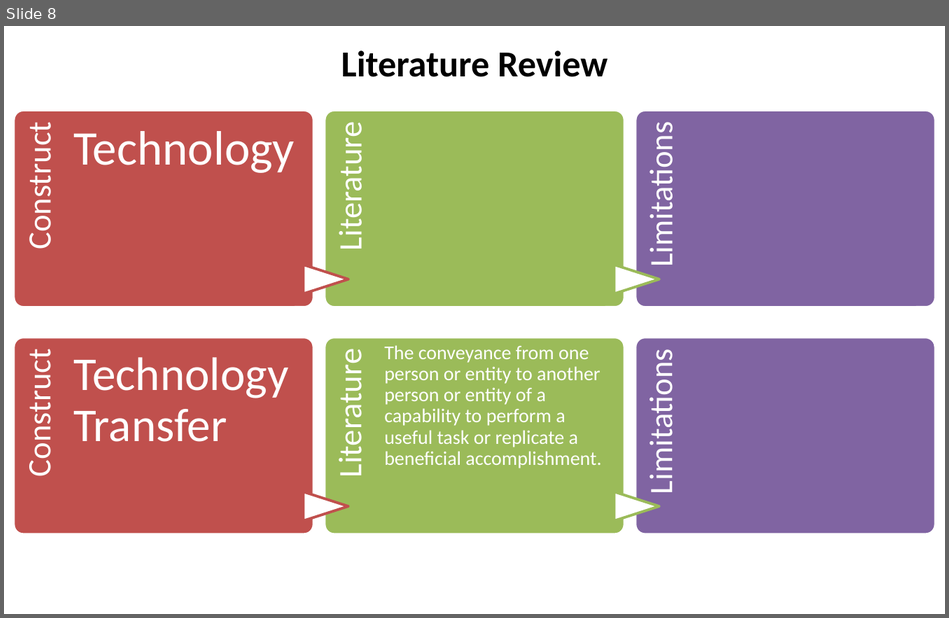
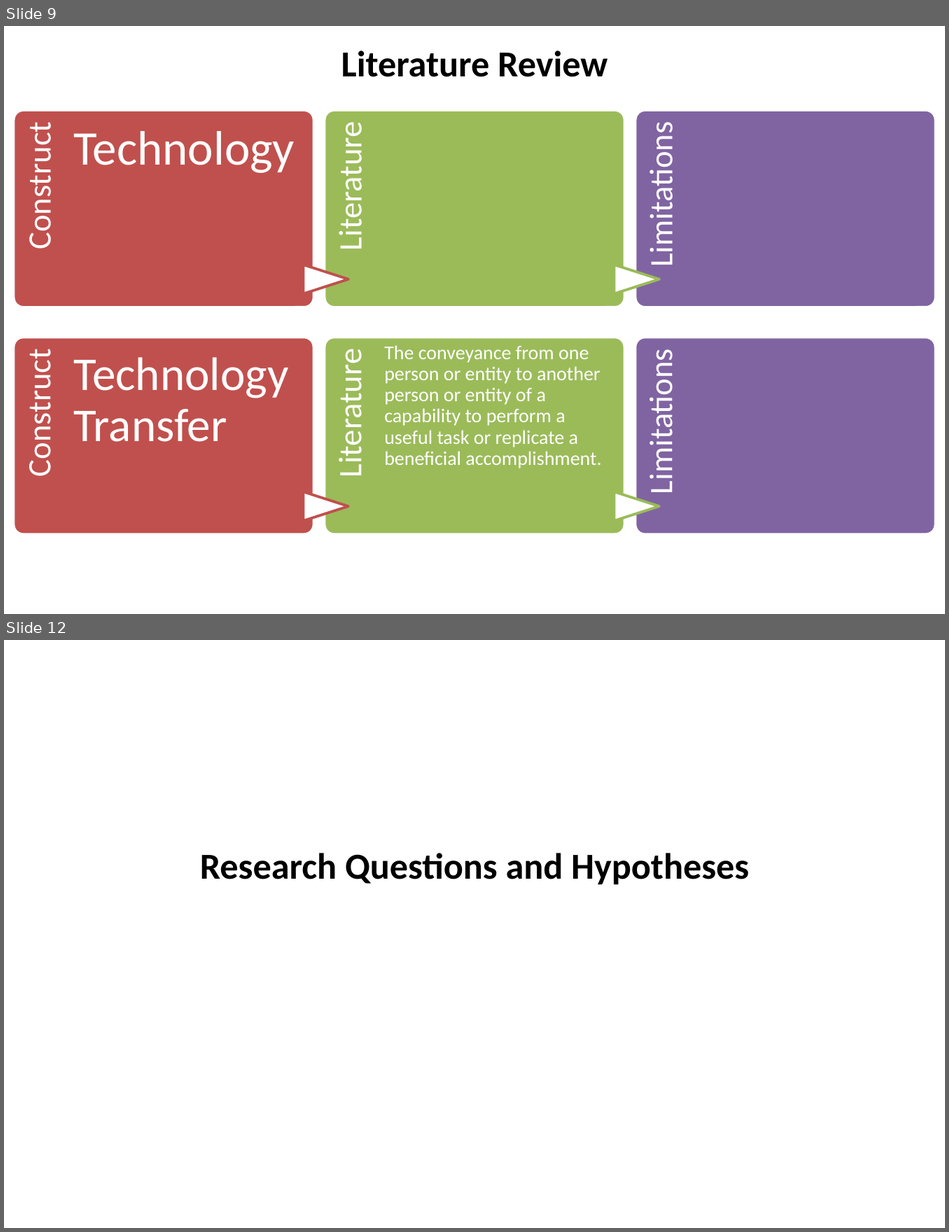
Before and after one commit to SLU-Courses-Townes/SOC5600, a slide deck: FinalProject/Presentation/Townes_SOC5600_FinalProject_Presentation.pptx. Shown one above the other, each under a label of ours: slide 8 before the commit, slides 9 and 12 after it; the slides between them are not shown. The pictures are 949x618 and 949x1232 pixels, drawn with LibreOffice and Linux fonts; fonts in the diff are those of the drawing. Boxes give left, top, right and bottom in pixels: in the first picture for what was removed or moved away, otherwise in the second. Text is boxed around its words. In the diff, an @@ line names an element or a change of style, - is before the commit and + after.

```diff
--- a/FinalProject/Presentation/Townes_SOC5600_FinalProject_Presentation.pptx
+++ b/FinalProject/Presentation/Townes_SOC5600_FinalProject_Presentation.pptx
@@ slide 12 added at [4, 640, 945, 1228], background #FFFFFF @@
@@ text added at [200, 853, 749, 885], 28 pt, text #000000, bold @@
+Research Questions and Hypotheses
@@ what was slide 8 is now slide 9 @@
```
Also in this commit, not shown: 2 slides changed, 7 other slides added, 11 slides removed.
